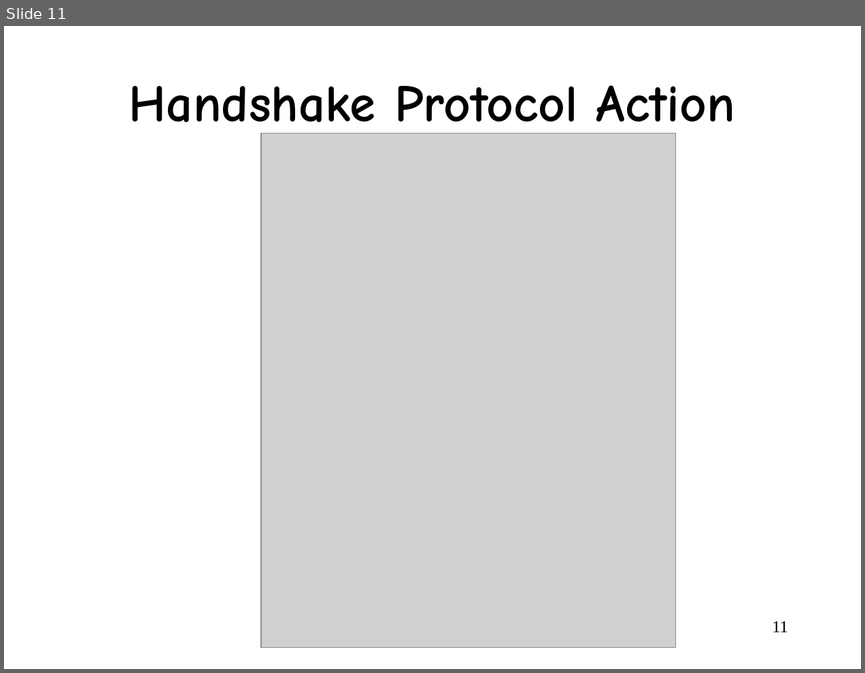
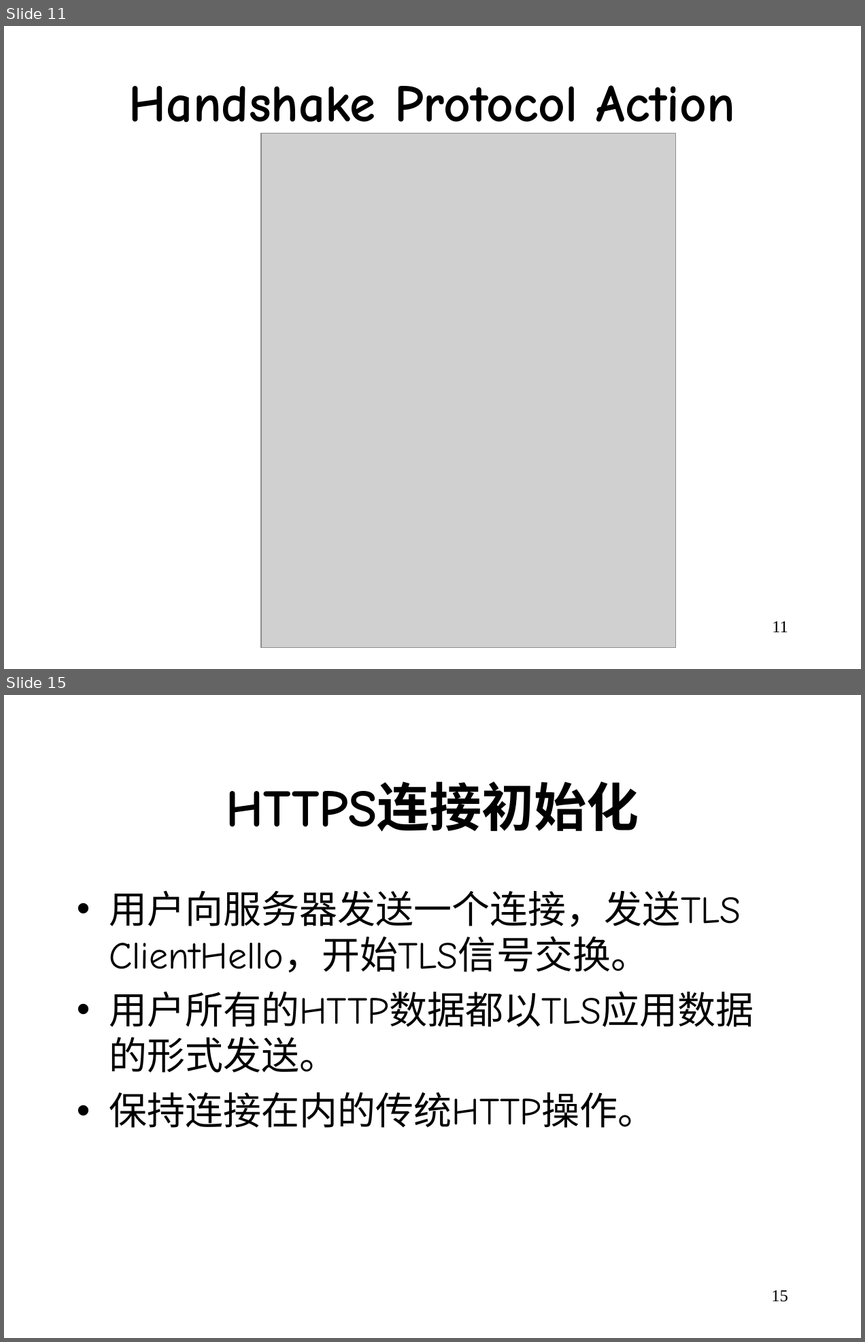
Before and after one commit to wangjin0818/Network_Security, a slide deck: week 08/Chapter 7.ppt. Shown one above the other, each under a label of ours: slide 11 before the commit, slides 11 and 15 after it; the slides between them are not shown. The pictures are 865x673 and 865x1342 pixels, drawn with LibreOffice and Linux fonts; fonts in the diff are those of the drawing; grey boxes stand for pictures. Boxes give left, top, right and bottom in pixels: in the first picture for what was removed or moved away, otherwise in the second. Text is boxed around its words. In the diff, an @@ line names an element or a change of style, - is before the commit and + after.

```diff
--- a/week 08/Chapter 7.ppt
+++ b/week 08/Chapter 7.ppt
@@ slide 15 added at [4,695,861,1338], background #FFFFFF @@
@@ title added at [226,781,638,832], 44 pt, text #000000, bold @@
+HTTPS连接初始化
@@ text added at [109,890,754,1127], 32 pt, text #000000 @@
+• 用户向服务器发送一个连接，发送TLS ClientHello，开始TLS信号交换。
+• 用户所有的HTTP数据都以TLS应用数据的形式发送。
+• 保持连接在内的传统HTTP操作。
@@ page number added at [771,1290,788,1302], 14 pt, text #000000 @@
+15
```
Also in this commit, not shown: 1 slide changed, 17 other slides added, 10 slides removed.
